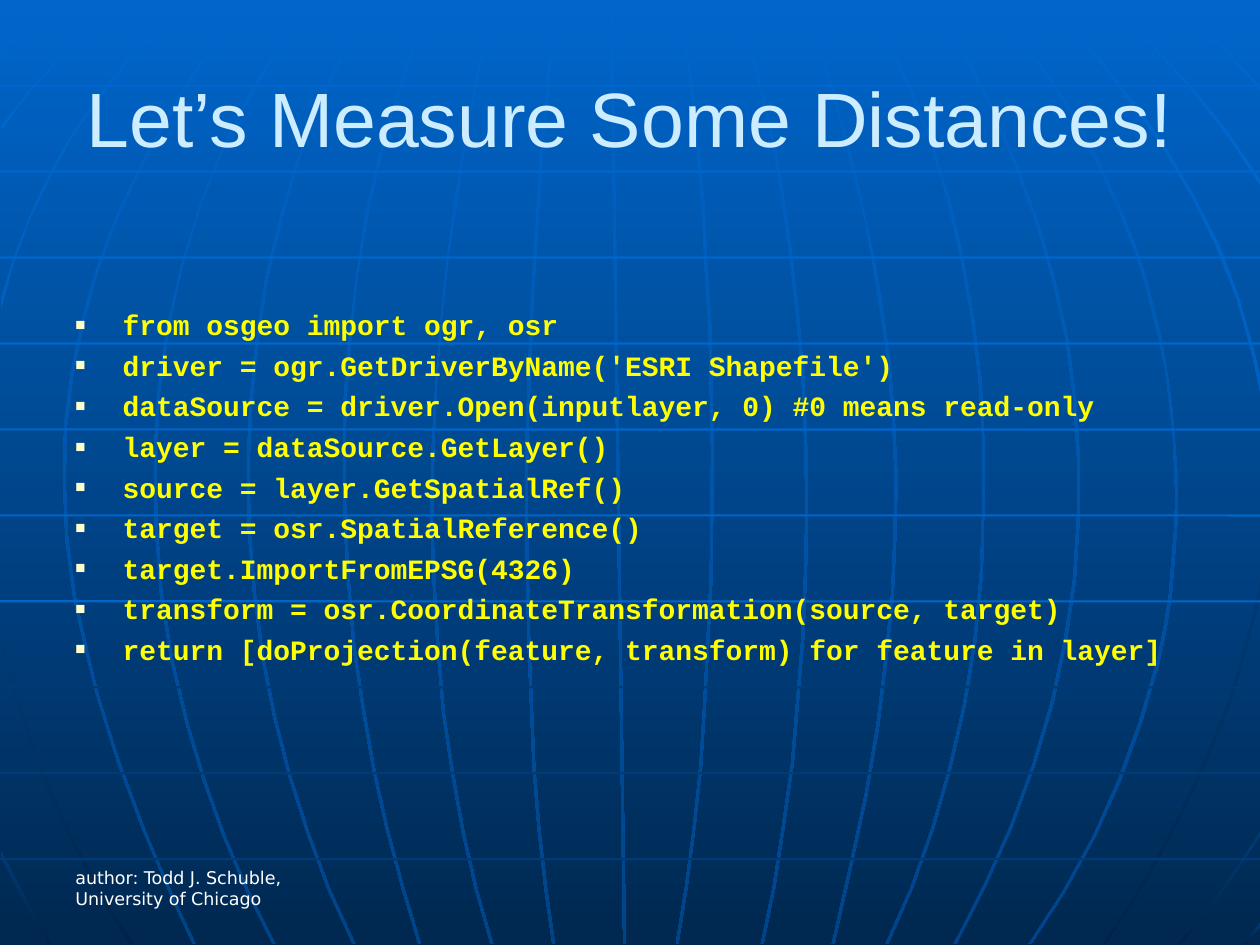
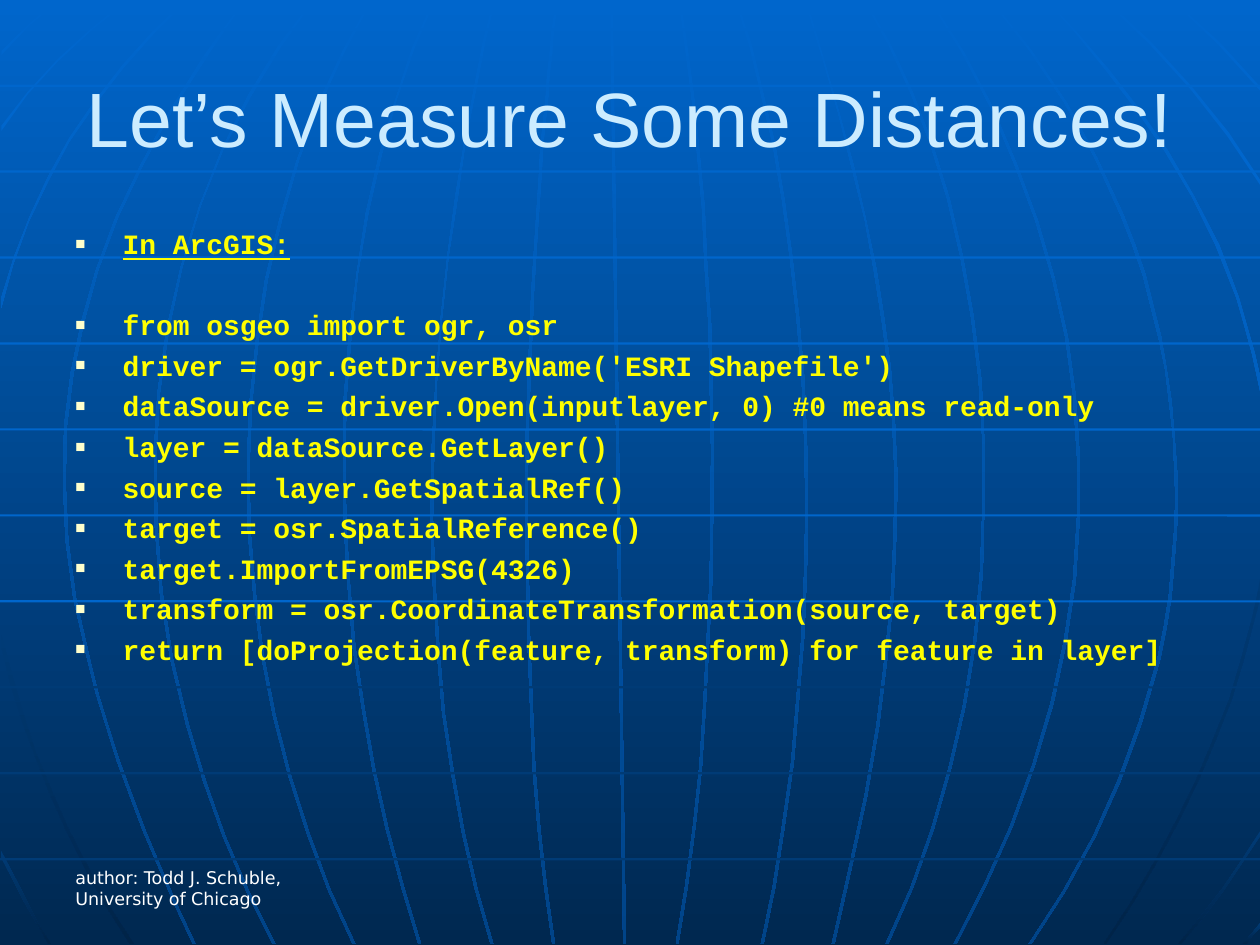
Before and after one commit to rcc-uchicago/env_bootcamp, a slide deck: slide 19 of Day7/pythonforspatialanalysis_rcc.ppt (slide 12 before the commit). Drawn at 1260x945 pixels with LibreOffice and Linux fonts; fonts in the diff are those of the drawing. Boxes give left, top, right and bottom in pixels: in the first picture for what was removed or moved away, otherwise in the second. Text is boxed around its words. In the diff, an @@ line names an element or a change of style, - is before the commit and + after.

```diff
--- a/Day7/pythonforspatialanalysis_rcc.ppt
+++ b/Day7/pythonforspatialanalysis_rcc.ppt
@@ text at bbox=[123, 235, 290, 260]: paragraph added @@
+■ In ArcGIS:
```
Also in this commit, not shown: 5 other slides changed, 1 slide added, 9 other files.
